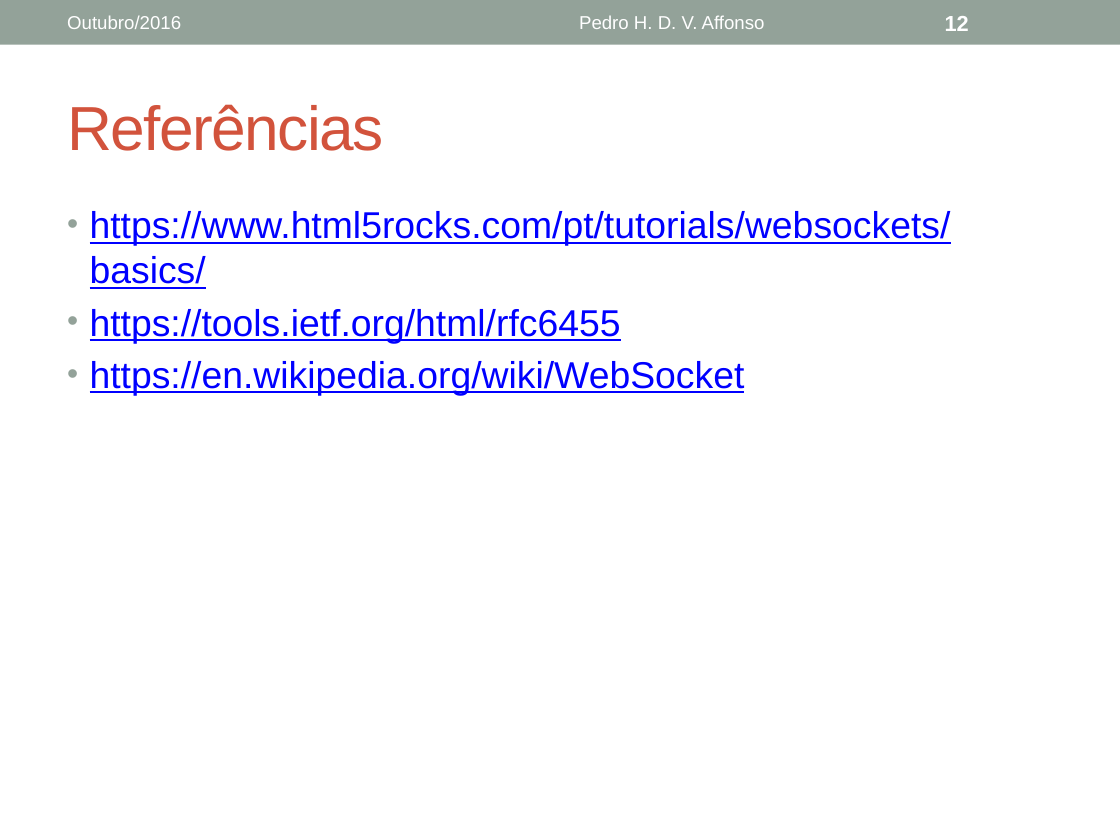
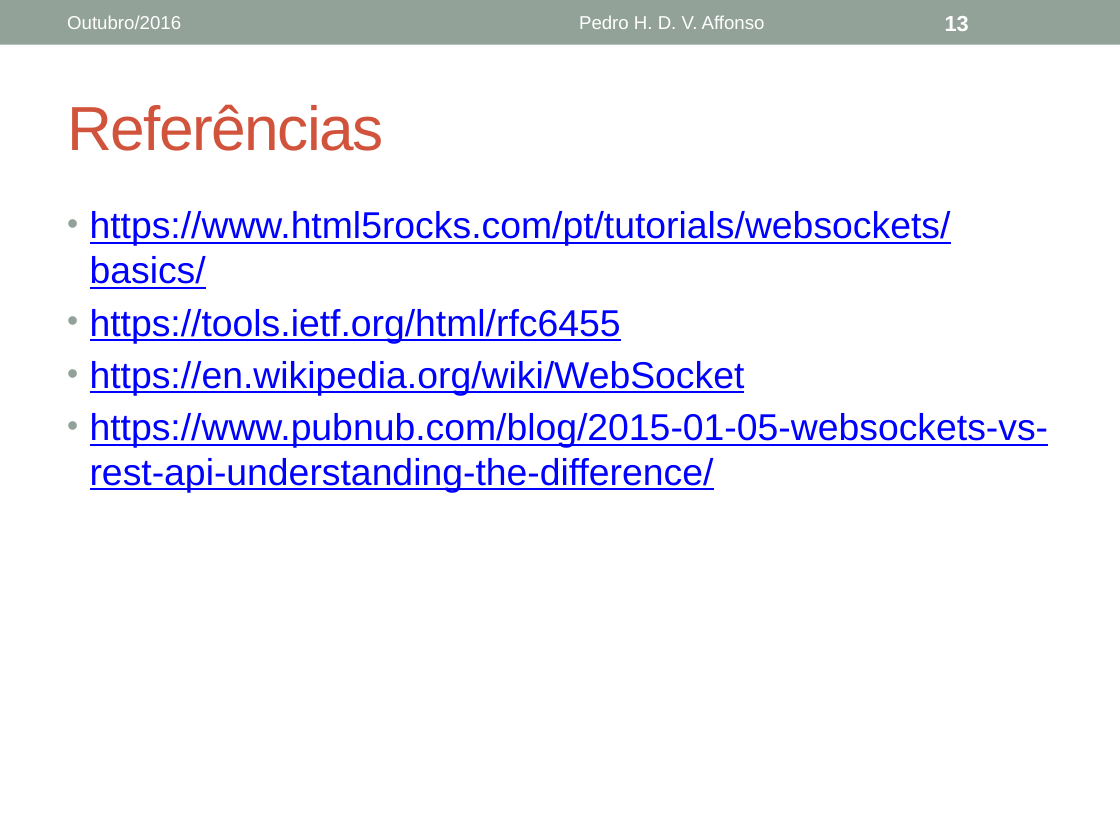
Before and after one commit to phaffonso/mo809-pedro, a slide deck: slide 13 of Websockets.pptx (slide 12 before the commit). Drawn at 1120x840 pixels with LibreOffice and Linux fonts; fonts in the diff are those of the drawing. Boxes give left, top, right and bottom in pixels: in the first picture for what was removed or moved away, otherwise in the second. Text is boxed around its words. In the diff, an @@ line names an element or a change of style, - is before the commit and + after.

```diff
--- a/Websockets.pptx
+++ b/Websockets.pptx
@@ page number at [945, 16, 969, 31]: text changed @@
-12
+13
@@ text at [90, 413, 1049, 493]: paragraph added @@
+• https://www.pubnub.com/blog/2015-01-05-websockets-vs-rest-api-understanding-the-difference/
```
Also in this commit, not shown: 3 other slides changed, 1 slide added, 1 other file.
